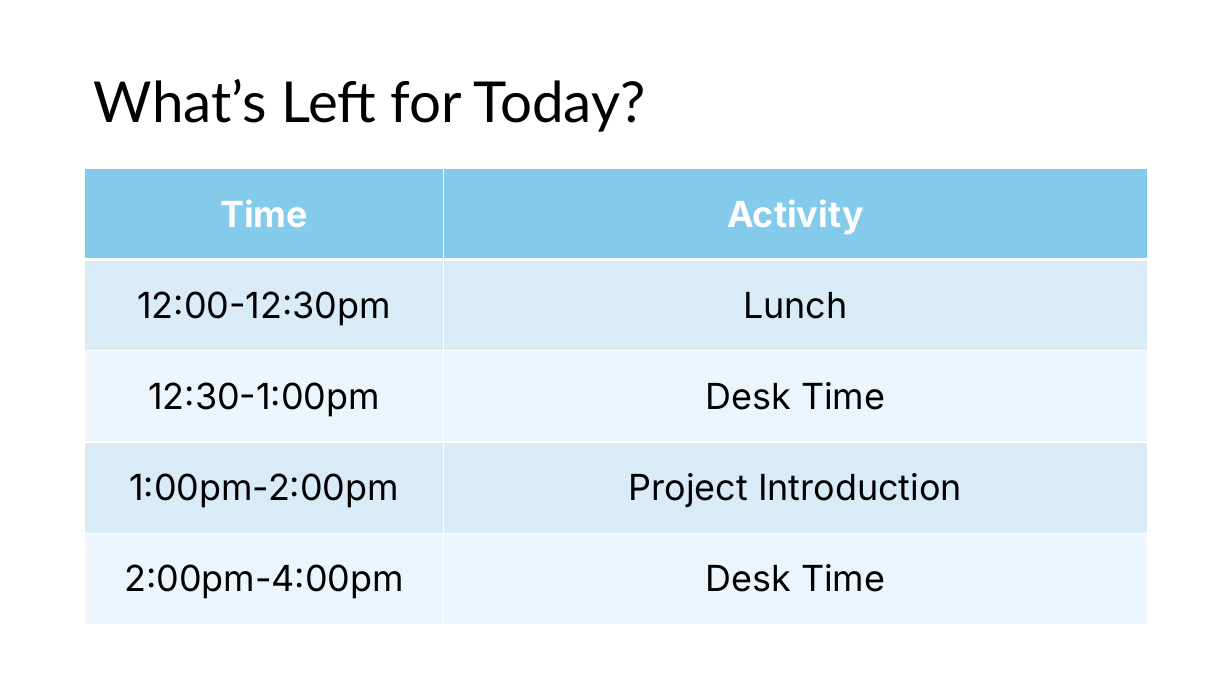
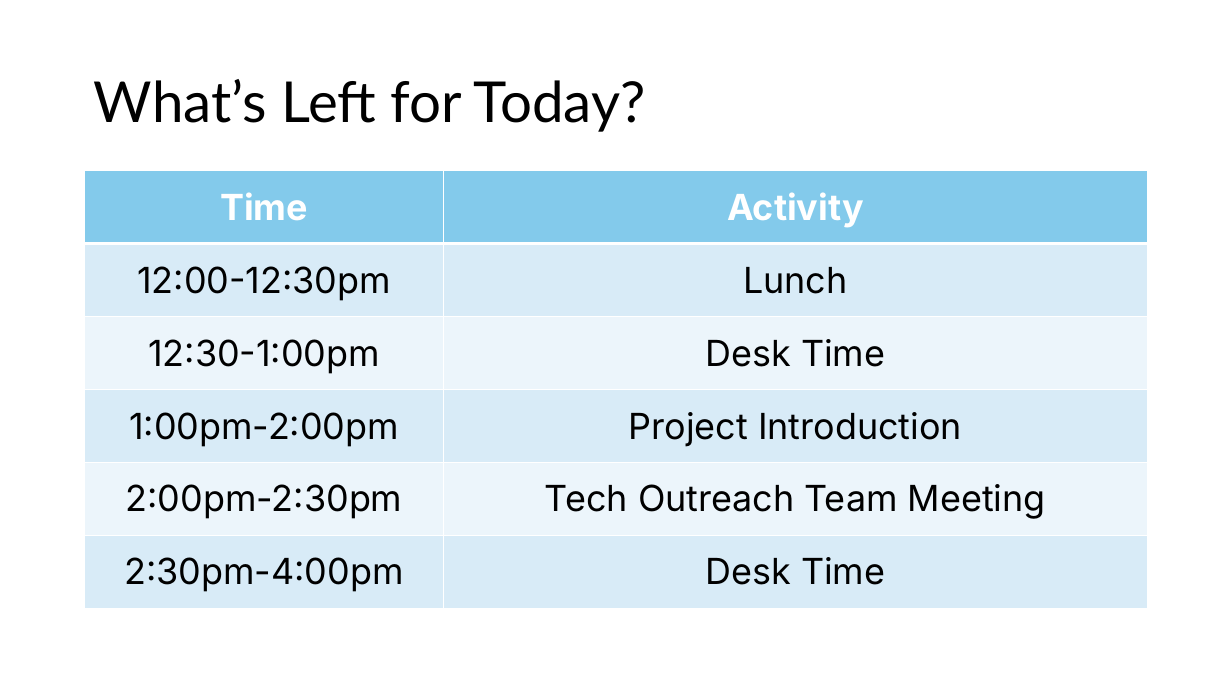
Before and after one commit to hylandtechoutreach/peeke-internship-2025, a slide deck: slide 7 of MeetTeam.pptx. Drawn at 1232x693 pixels with LibreOffice and Linux fonts; fonts in the diff are those of the drawing. Boxes give left, top, right and bottom in pixels: in the first picture for what was removed or moved away, otherwise in the second. Text is boxed around its words. In the diff, an @@ line names an element or a change of style, - is before the commit and + after.

```diff
--- a/MeetTeam.pptx
+++ b/MeetTeam.pptx
@@ table at (85, 171, 1148, 608) @@
-row 5: 2:00pm-4:00pm | Desk Time
+row 5: 2:00pm-2:30pm | Tech Outreach Team Meeting
+row 6: 2:30pm-4:00pm | Desk Time
```
Also in this commit, not shown: 2 other slides changed, 2 slides added, 2 other files.
